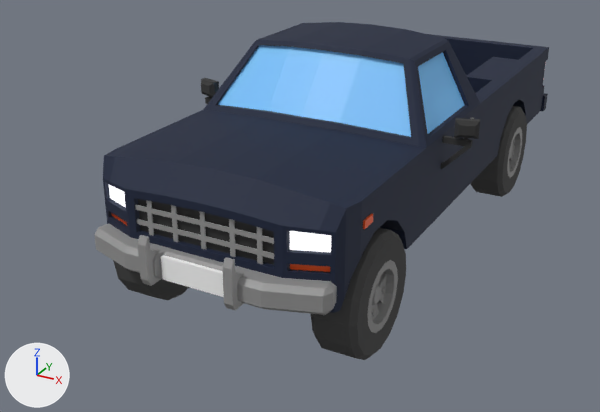
What one commit did to the glTF model assets/models/usa_pickup/usa_pickup.glb.
Both versions are drawn from a 50 mm camera at (3.93, -5.04, 2.82) aimed at (1.2, -0.08, 0.34). The lights are fixed; the arrows at lower left show +X, +Y and +Z. The older version comes first. Where no turn or scale is listed for an object, it has been applied to the vertices. Vertices at exactly the same position are counted once.
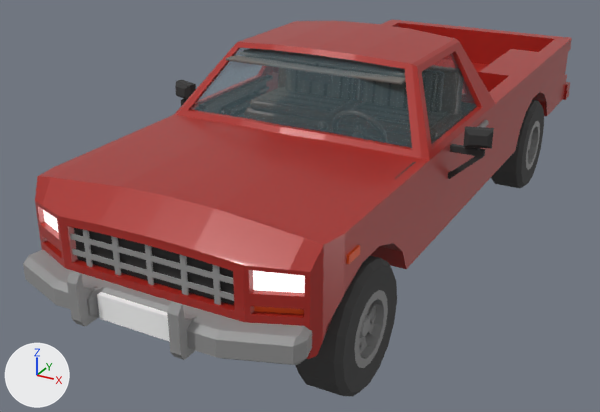
Not visible in the pictures: 'INT_DoorCap_R', 'INT_SeatBack'.

Location of each change, (x1, y1, x2, y2) in pixels of the pictures (600 x 412 px):
'Object_14', recoloured, rescaled (20% wider, 16% taller): before (103, 22, 549, 313); after (35, 20, 572, 359)
'Object_5', rescaled (23% wider, 24% taller): before (94, 117, 474, 315); after (23, 120, 489, 365)
'Object_7', recoloured, surface changed, moved, rescaled (16% wider, 9% taller): before (218, 45, 465, 137); after (191, 48, 477, 148)
'Object_16', moved: before (311, 227, 406, 360); after (296, 255, 397, 396)
'Object_6', rescaled (23% wider, 20% taller): before (138, 78, 480, 265); after (74, 80, 494, 305)
'Object_4', rescaled: before (161, 255, 224, 297); after (97, 292, 170, 342)
'Object_22', moved: before (470, 106, 527, 197); after (491, 100, 544, 188)
'Object_17', moved: before (367, 260, 398, 333); after (354, 290, 388, 368)
'Object_8', moved, rescaled (18% wider, 24% taller): before (109, 185, 331, 252); after (43, 210, 305, 293)
'Object_23', moved: before (507, 127, 522, 178); after (526, 121, 540, 170)
'Object_13', moved, rescaled (27% wider, 19% taller): before (290, 214, 373, 272); after (254, 245, 360, 314)
'INT_HeaderTrim', added: after (226, 55, 406, 84)
'Object_12', moved, rescaled (not visible afterwards): before (111, 213, 127, 225)
'Object_19', unchanged, covered by the edit: before (113, 260, 189, 300)

What changed in the scene script:
```text
Change mat_glass:
    mat_glass.base_color: (0.197, 0.564, 1.0) -> (0.28, 0.44, 0.5)  # blue #7bc6ff -> greyish cyan #90b1bc
    mat_glass.roughness: 0.5 -> 0.03
    mat_glass.alpha: 1.0 -> 0.15
Change me_object_0:
    remove me_object_0.from_pydata(...)  # 16 vertices, 24 faces; spans x -0.21..0.21, y -1.97..2.43, z -0.4..-0.19
    add me_object_0.from_pydata(...)  # 16 vertices, 24 faces; spans x -0.23..0.23, y -2.45..2.91, z -0.4..-0.19
    me_object_0 part 1: the whole mesh is scaled about its middle by (1.12, 1.22, 1)
Change me_object_1:
    remove me_object_1.from_pydata(...)  # 234 vertices, 446 faces; spans x -0.84..0.84, y -2.04..2.4, z -0.36..0.16
    add me_object_1.from_pydata(...)  # 234 vertices, 446 faces; spans x -0.94..0.94, y -2.54..2.87, z -0.36..0.16
    me_object_1 part 2: the whole mesh is scaled about its middle by (1.12, 1.22, 1), then moved by (0.0, -0.01, 0.0)
Change me_object_2:
    remove me_object_2.from_pydata(...)  # 191 vertices, 284 faces; spans x -1.03..1.03, y -1.83..1.82, z -0.55..0.32
    add me_object_2.from_pydata(...)  # 191 vertices, 284 faces; spans x -1.16..1.16, y -2.29..2.17, z -0.55..0.32
    me_object_2 part 3: the whole mesh is scaled about its middle by (1.12, 1.22, 1), then moved by (0.0, -0.05, 0.0)
Change me_object_3:
    remove me_object_3.from_pydata(...)  # 36 vertices, 24 faces; spans x -1.01..1.01, y -0.75..0.35, z 0.22..0.67
    add me_object_3.from_pydata(...)  # 36 vertices, 24 faces; spans x -1.13..1.13, y -0.97..0.37, z 0.22..0.67
    me_object_3 part 4: the whole mesh is scaled about its middle by (1.12, 1.22, 1), then moved by (0.0, -0.1, 0.0)
Change me_object_4:
    remove me_object_4.from_pydata(...)  # 12 vertices, 8 faces; spans x -0.736..0.736, y -1.825..-1.745, z -0.032..0.091
    add me_object_4.from_pydata(...)  # 12 vertices, 8 faces; spans x -0.824..0.824, y -2.28..-2.181, z -0.032..0.091
    me_object_4 part 5: the whole mesh is scaled about its middle by (1.12, 1.22, 1), then moved by (0.0, -0.446, 0.0)
Change me_object_8:
    remove me_object_8.from_pydata(...)  # 14 vertices, 16 faces; spans x -0.822..-0.526, y -1.826..-1.453, z -0.144..0.087
    add me_object_8.from_pydata(...)  # 14 vertices, 16 faces; spans x -0.92..-0.589, y -2.281..-1.826, z -0.144..0.087
    me_object_8 part 6: the whole mesh is scaled about its middle by (1.12, 1.22, 1), then moved by (-0.081, -0.414, 0.0)
Change me_object_9:
    remove me_object_9.from_pydata(...)  # 14 vertices, 16 faces; spans x 0.526..0.822, y -1.826..-1.453, z -0.144..0.087
    add me_object_9.from_pydata(...)  # 14 vertices, 16 faces; spans x 0.589..0.92, y -2.281..-1.826, z -0.144..0.087
    me_object_9 part 7: the whole mesh is scaled about its middle by (1.12, 1.22, 1), then moved by (0.081, -0.414, 0.0)
Change me_object_10:
    remove me_object_10.from_pydata(...)  # 610 vertices, 1124 faces; spans x -0.83..0.83, y -1.87..2.47, z -0.38..0.7
    remove me_object_10.materials.append(mat_blue)  # dark blue #0f1d38
    add me_object_10.from_pydata(...)  # 610 vertices, 1124 faces; spans x -0.93..0.93, y -2.33..2.96, z -0.38..0.7
    me_object_10 part 8: the whole mesh is scaled about its middle by (1.12, 1.22, 1), then moved by (0.0, 0.01, 0.0)
    add me_object_10.materials.append(mat_body_red)  # red #aa241d
Change ob_object_14:
    ob_object_14.location: (1.519, 0.112, 0.933) -> (1.519, 0.112, 0.938)
Change ob_object_16:
    ob_object_16.location: (2.221, -1.208, 0.459) -> (2.305, -1.552, 0.459)
Change ob_object_17:
    ob_object_17.location: (2.221, -1.208, 0.459) -> (2.305, -1.552, 0.459)
Change ob_object_22:
    ob_object_22.location: (2.221, 1.51, 0.459) -> (2.305, 1.765, 0.459)
Change ob_object_23:
    ob_object_23.location: (2.221, 1.51, 0.459) -> (2.305, 1.765, 0.459)
Add ob_int_seatback:
    ob_int_seatback = bpy.data.objects.new('INT_SeatBack', me_куб_005)  # 96 vertices, 188 faces; spans x -0.707..0.707, y -0.09..0.09, z -0.183..0.183; in mat_interior_vinyl_brown (brown #513723)
    ob_int_seatback.location = (1.519, 0.345, 1.22)
Add ob_int_headertrim:
    ob_int_headertrim = bpy.data.objects.new('INT_HeaderTrim', me_куб_163)  # 56 vertices, 108 faces; spans x -0.62..0.62, y -0.055..0.055, z -0.008..0.008; in mat_interior_headliner (grey #736f6a)
    ob_int_headertrim.location = (1.519, -0.485, 1.508)
Add ob_int_doorcap_r:
    ob_int_doorcap_r = bpy.data.objects.new('INT_DoorCap_R', me_куб_123)  # 56 vertices, 108 faces; spans x -0.029..0.029, y -0.46..0.46, z -0.014..0.014; in mat_interior_vinyl_darkbrown (brown #302114)
    ob_int_doorcap_r.location = (2.358, -0.055, 1.142)
```
